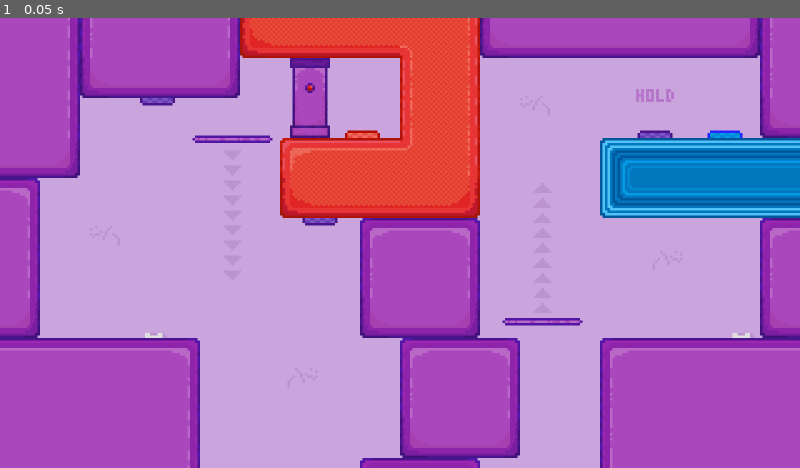
Above: before the commit, frame 1.
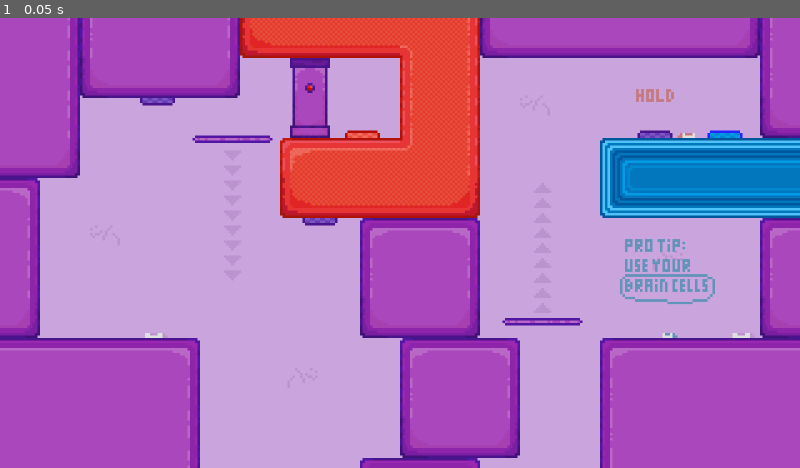
Above: after the commit, the same moment.

Repository: EmilPok/RpurpleB
Game: Godot game, scene res://scenes/levels/level_4.tscn
The game is run twice, just before and just after one commit, with the same random seed, the same clock (stepped at 60 frames per second) and the same inputs. This scene is started directly instead of the project's main scene.
Inputs:
- Up to frame 1 (0.05 s): no input

The runs differ from the first frame. In frame 1, 0.7% of the frame differs, in the area x 77-90%, y 15-72%.

Commit message:
more decos

Diff:
--- a/scenes/levels/level_1.tscn
+++ b/scenes/levels/level_1.tscn
@@ -107,35 +107,35 @@
 texture = ExtResource("17_gmpev")
 
 [node name="StandingChalk" type="Sprite2D" parent="BackgroundDecoration" unique_id=1737607126]
-position = Vector2(186, 156)
+position = Vector2(178, 156)
 texture = ExtResource("20_7h2jl")
 
-[node name="BlueChalk" type="Sprite2D" parent="." unique_id=1016164436]
+[node name="BlueChalk" type="Sprite2D" parent="BackgroundDecoration" unique_id=1016164436]
 position = Vector2(207, 156)
 texture = ExtResource("19_ndtll")
 
-[node name="RedChalk" type="Sprite2D" parent="." unique_id=1076338508]
+[node name="RedChalk" type="Sprite2D" parent="BackgroundDecoration" unique_id=1076338508]
 position = Vector2(200, 156)
 texture = ExtResource("18_mkypq")
 
-[node name="BlueThere" type="Sprite2D" parent="." unique_id=47751538]
+[node name="BlueThere" type="Sprite2D" parent="BackgroundDecoration" unique_id=47751538]
 position = Vector2(249, 147)
 texture = ExtResource("21_ndtll")
 
-[node name="RedThere" type="Sprite2D" parent="." unique_id=709618701]
+[node name="RedThere" type="Sprite2D" parent="BackgroundDecoration" unique_id=709618701]
 position = Vector2(152, 119)
 texture = ExtResource("22_7h2jl")
 
-[node name="Useful" type="Sprite2D" parent="." unique_id=859349546]
-position = Vector2(32, 152)
+[node name="Useful" type="Sprite2D" parent="BackgroundDecoration" unique_id=859349546]
+position = Vector2(49, 120)
 texture = ExtResource("23_7h2jl")
 
-[node name="Decor4" type="Sprite2D" parent="." unique_id=1973263372]
+[node name="Decor4" type="Sprite2D" parent="BackgroundDecoration" unique_id=1973263372]
 position = Vector2(102, 127)
 texture = ExtResource("15_wtwp4")
 flip_h = true
 
-[node name="Decor5" type="Sprite2D" parent="." unique_id=502116566]
+[node name="Decor5" type="Sprite2D" parent="BackgroundDecoration" unique_id=502116566]
 position = Vector2(34, 130)
 texture = ExtResource("15_wtwp4")
 flip_h = true
--- a/scenes/levels/level_2.tscn
+++ b/scenes/levels/level_2.tscn
@@ -11,6 +11,9 @@
 [ext_resource type="Texture2D" uid="uid://bk6vq4umvrmld" path="res://art/UI/tutorial/to.png" id="9_nt80m"]
 [ext_resource type="Texture2D" uid="uid://b4t11kk4d6sll" path="res://art/UI/tutorial/skills.png" id="10_brxtv"]
 [ext_resource type="Texture2D" uid="uid://dwuhxek3ooenw" path="res://art/UI/tutorial/decor1.png" id="11_nt80m"]
+[ext_resource type="Texture2D" uid="uid://dom7l1nkfiq18" path="res://art/misc/blue_chalk.png" id="12_r88tb"]
+[ext_resource type="Texture2D" uid="uid://8ly85tjeh4fo" path="res://art/misc/chalk.png" id="13_1yj8c"]
+[ext_resource type="Texture2D" uid="uid://d2ehip64jf2ue" path="res://art/misc/red_chalk.png" id="14_ndlae"]
 
 [node name="level_2" type="Node2D" unique_id=389029467]
 
@@ -106,31 +109,45 @@
 position = Vector2(112, 84)
 texture = ExtResource("5_l37oo")
 
-[node name="ProtipBlue" type="Sprite2D" parent="." unique_id=1976926649]
+[node name="BackgroundDecoration" type="Node2D" parent="." unique_id=99721494]
+
+[node name="ProtipBlue" type="Sprite2D" parent="BackgroundDecoration" unique_id=1976926649]
 position = Vector2(219, 72)
 texture = ExtResource("6_ibugp")
 
-[node name="ProtipBlueRedPart" type="Sprite2D" parent="." unique_id=1662906503]
+[node name="ProtipBlueRedPart" type="Sprite2D" parent="BackgroundDecoration" unique_id=1662906503]
 position = Vector2(225, 91)
 texture = ExtResource("7_8qukl")
 
-[node name="Shift" type="Sprite2D" parent="." unique_id=1873292215]
+[node name="Shift" type="Sprite2D" parent="BackgroundDecoration" unique_id=1873292215]
 position = Vector2(41, 91)
 texture = ExtResource("8_qsp8v")
 
-[node name="To2" type="Sprite2D" parent="." unique_id=1818385701]
+[node name="To2" type="Sprite2D" parent="BackgroundDecoration" unique_id=1818385701]
 position = Vector2(57, 91)
 texture = ExtResource("9_nt80m")
 
-[node name="Skills" type="Sprite2D" parent="." unique_id=1477175750]
+[node name="Skills" type="Sprite2D" parent="BackgroundDecoration" unique_id=1477175750]
 position = Vector2(71, 91)
 texture = ExtResource("10_brxtv")
 
-[node name="Decor4" type="Sprite2D" parent="." unique_id=2114080103]
+[node name="Decor4" type="Sprite2D" parent="BackgroundDecoration" unique_id=2114080103]
 position = Vector2(38, 113)
 texture = ExtResource("11_nt80m")
 flip_h = true
 
-[node name="Decor5" type="Sprite2D" parent="." unique_id=1046544437]
+[node name="Decor5" type="Sprite2D" parent="BackgroundDecoration" unique_id=1046544437]
 position = Vector2(157, 64)
 texture = ExtResource("11_nt80m")
+
+[node name="BlueChalk" type="Sprite2D" parent="BackgroundDecoration" unique_id=1164152204]
+position = Vector2(200, 108)
+texture = ExtResource("12_r88tb")
+
+[node name="Chalk" type="Sprite2D" parent="BackgroundDecoration" unique_id=1253853000]
+position = Vector2(85, 124)
+texture = ExtResource("13_1yj8c")
+
+[node name="RedChalk" type="Sprite2D" parent="BackgroundDecoration" unique_id=654669718]
+position = Vector2(171, 108)
+texture = ExtResource("14_ndlae")
--- a/scenes/levels/level_3.tscn
+++ b/scenes/levels/level_3.tscn
@@ -11,6 +11,10 @@
 [ext_resource type="Texture2D" uid="uid://b4t11kk4d6sll" path="res://art/UI/tutorial/skills.png" id="9_n6eey"]
 [ext_resource type="Texture2D" uid="uid://8ly85tjeh4fo" path="res://art/misc/chalk.png" id="10_2bnyt"]
 [ext_resource type="Texture2D" uid="uid://dwuhxek3ooenw" path="res://art/UI/tutorial/decor1.png" id="11_n6eey"]
+[ext_resource type="Texture2D" uid="uid://dkdte2n04wt48" path="res://art/UI/tutorial/protip_red.png" id="12_f6egh"]
+[ext_resource type="Texture2D" uid="uid://d2ehip64jf2ue" path="res://art/misc/red_chalk.png" id="13_t4txi"]
+[ext_resource type="Texture2D" uid="uid://bwagx3f0pmnbi" path="res://art/UI/tutorial/blue_art.png" id="14_apo5x"]
+[ext_resource type="Texture2D" uid="uid://dom7l1nkfiq18" path="res://art/misc/blue_chalk.png" id="15_josfm"]
 
 [sub_resource type="RectangleShape2D" id="RectangleShape2D_l37oo"]
 size = Vector2(484, 20)
@@ -256,4 +260,20 @@
 texture = ExtResource("11_n6eey")
 flip_h = true
 
+[node name="ProtipRed" type="Sprite2D" parent="." unique_id=1523129265]
+position = Vector2(73, 114)
+texture = ExtResource("12_f6egh")
+
+[node name="RedChalk" type="Sprite2D" parent="." unique_id=1350617608]
+position = Vector2(75, 124)
+texture = ExtResource("13_t4txi")
+
+[node name="BlueArt" type="Sprite2D" parent="." unique_id=889794940]
+position = Vector2(257, 113)
+texture = ExtResource("14_apo5x")
+
+[node name="BlueChalk" type="Sprite2D" parent="." unique_id=44955205]
+position = Vector2(281, 140)
+texture = ExtResource("15_josfm")
+
 [connection signal="body_entered" from="Died" to="Died" method="_on_body_entered"]
--- a/scenes/levels/level_4.tscn
+++ b/scenes/levels/level_4.tscn
@@ -10,6 +10,9 @@
 [ext_resource type="Texture2D" uid="uid://b412gyokjdvm8" path="res://art/UI/tutorial/hold.png" id="8_ts8eg"]
 [ext_resource type="Texture2D" uid="uid://8ly85tjeh4fo" path="res://art/misc/chalk.png" id="9_um320"]
 [ext_resource type="Texture2D" uid="uid://dwuhxek3ooenw" path="res://art/UI/tutorial/decor1.png" id="10_glw47"]
+[ext_resource type="Texture2D" uid="uid://d2ehip64jf2ue" path="res://art/misc/red_chalk.png" id="11_4wsov"]
+[ext_resource type="Texture2D" uid="uid://bjaolu0bri0we" path="res://art/UI/tutorial/protip_blue2.png" id="12_hsvsk"]
+[ext_resource type="Texture2D" uid="uid://dom7l1nkfiq18" path="res://art/misc/blue_chalk.png" id="13_fcb7b"]
 
 [sub_resource type="RectangleShape2D" id="RectangleShape2D_glw47"]
 size = Vector2(484, 20)
@@ -224,4 +227,16 @@
 texture = ExtResource("10_glw47")
 flip_h = true
 
+[node name="RedChalk" type="Sprite2D" parent="." unique_id=56113328]
+position = Vector2(276, 44)
+texture = ExtResource("11_4wsov")
+
+[node name="ProtipBlue2" type="Sprite2D" parent="." unique_id=452969946]
+position = Vector2(278, 107)
+texture = ExtResource("12_hsvsk")
+
+[node name="BlueChalk" type="Sprite2D" parent="." unique_id=1635580395]
+position = Vector2(266, 124)
+texture = ExtResource("13_fcb7b")
+
 [connection signal="body_entered" from="Died" to="Died" method="_on_body_entered"]
--- a/scenes/levels/level_7.tscn
+++ b/scenes/levels/level_7.tscn
@@ -8,6 +8,7 @@
 [ext_resource type="Script" uid="uid://cqyvq8b32bpq0" path="res://scripts/died.gd" id="6_ivh0c"]
 [ext_resource type="Texture2D" uid="uid://8ly85tjeh4fo" path="res://art/misc/chalk.png" id="7_u1w5x"]
 [ext_resource type="Texture2D" uid="uid://dwuhxek3ooenw" path="res://art/UI/tutorial/decor1.png" id="8_posk4"]
+[ext_resource type="Texture2D" uid="uid://tm35yq1u3wq" path="res://art/misc/standing_chalk.png" id="9_sjq8i"]
 
 [sub_resource type="RectangleShape2D" id="RectangleShape2D_7x7cx"]
 size = Vector2(484, 20)
@@ -216,10 +217,6 @@
 position = Vector2(55, 155)
 texture = ExtResource("7_u1w5x")
 
-[node name="Chalk4" type="Sprite2D" parent="." unique_id=287452375]
-position = Vector2(135, 139)
-texture = ExtResource("7_u1w5x")
-
 [node name="Decor2" type="Sprite2D" parent="." unique_id=1920920428]
 position = Vector2(33, 127)
 texture = ExtResource("8_posk4")
@@ -238,4 +235,8 @@
 texture = ExtResource("8_posk4")
 flip_h = true
 
+[node name="StandingChalk" type="Sprite2D" parent="." unique_id=2133577235]
+position = Vector2(130, 139)
+texture = ExtResource("9_sjq8i")
+
 [connection signal="body_entered" from="Died" to="Died" method="_on_body_entered"]
Binary file added: art/UI/tutorial/blue_art.png
Not shown, added: art/UI/tutorial/blue_art.png.import
Binary file added: art/UI/tutorial/blue_random.png
Not shown, added: art/UI/tutorial/blue_random.png.import
Binary file changed: art/UI/tutorial/hold.png
Binary file added: art/UI/tutorial/protip_blue2.png
Not shown, added: art/UI/tutorial/protip_blue2.png.import
Binary file changed: art/UI/tutorial/protip_blue_red_part.png
Binary file added: art/UI/tutorial/protip_red.png
Not shown, added: art/UI/tutorial/protip_red.png.import
